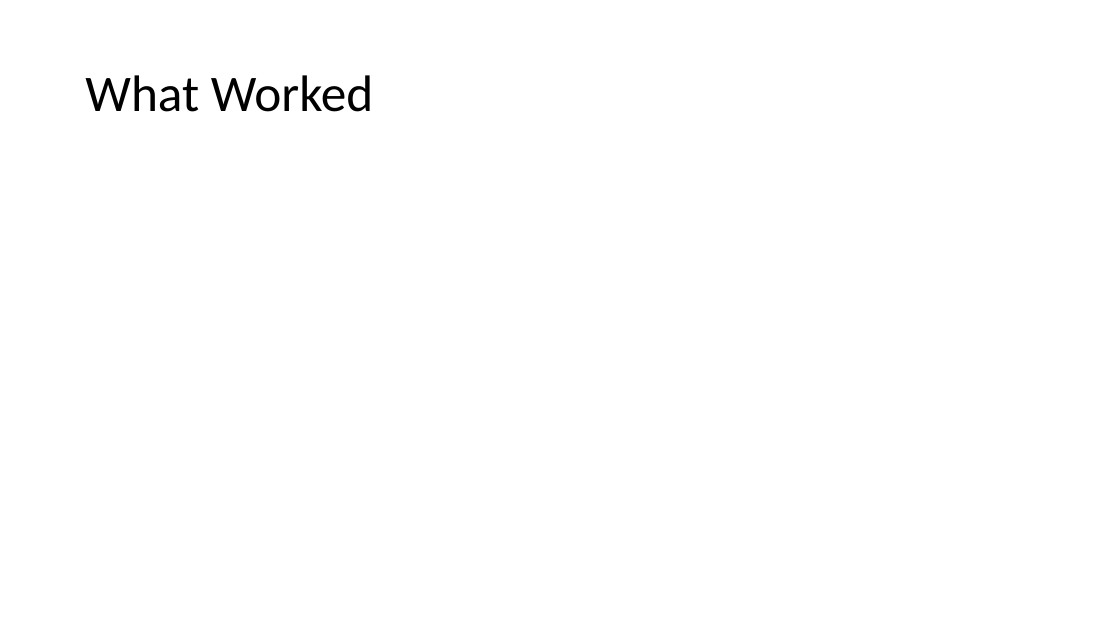
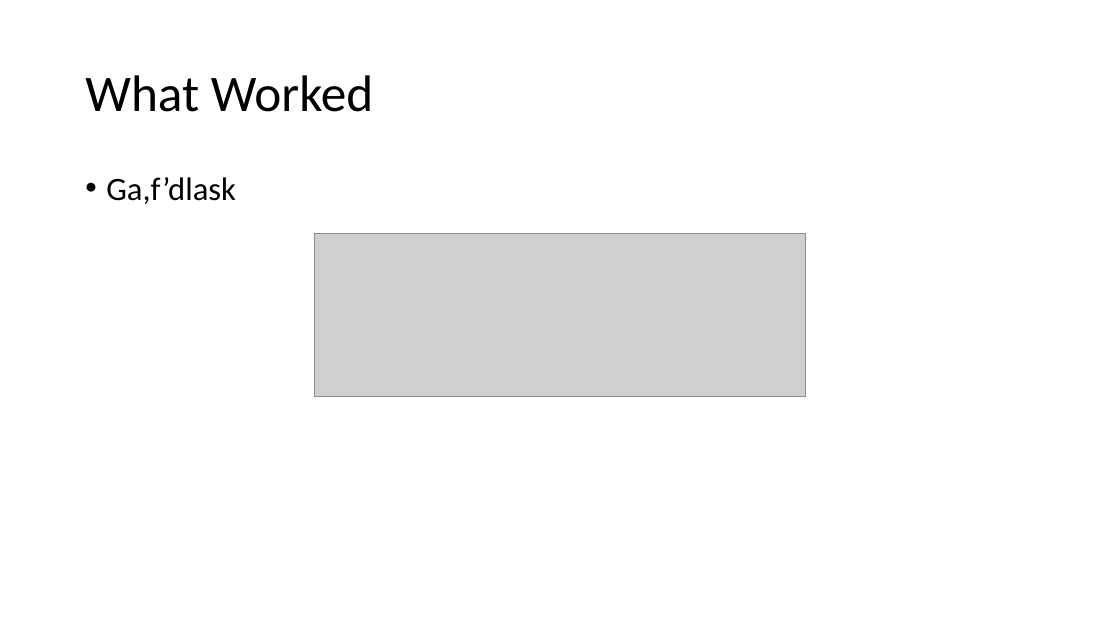
Before and after one commit to cawelch/hoop-never-misses, a slide deck: slide 4 of Weekly Presentations/Week 6.pptx. Drawn at 1120x630 pixels with LibreOffice and Linux fonts; fonts in the diff are those of the drawing; grey boxes stand for pictures. Boxes give left, top, right and bottom in pixels: in the first picture for what was removed or moved away, otherwise in the second. Text is boxed around its words. In the diff, an @@ line names an element or a change of style, - is before the commit and + after.

```diff
--- a/Weekly Presentations/Week 6.pptx
+++ b/Weekly Presentations/Week 6.pptx
@@ text added at (106,177,236,204), 28 pt, text #000000 @@
+• Ga,f’dlask
@@ picture added at (314,234,806,396) @@
```
Also in this commit, not shown: 1 other file.
